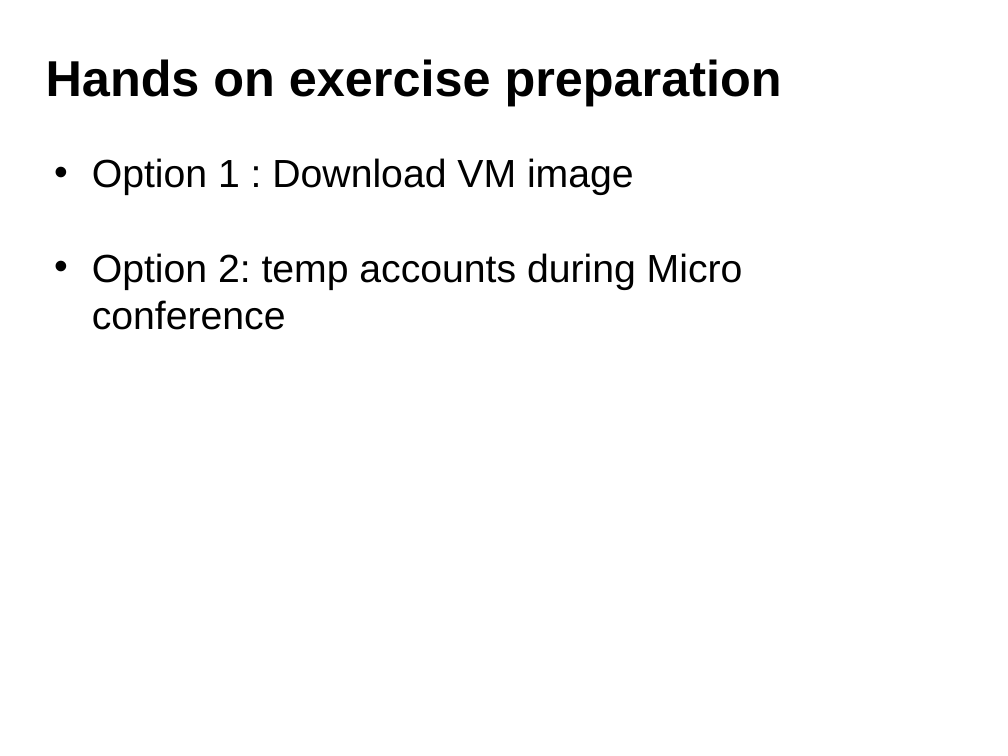
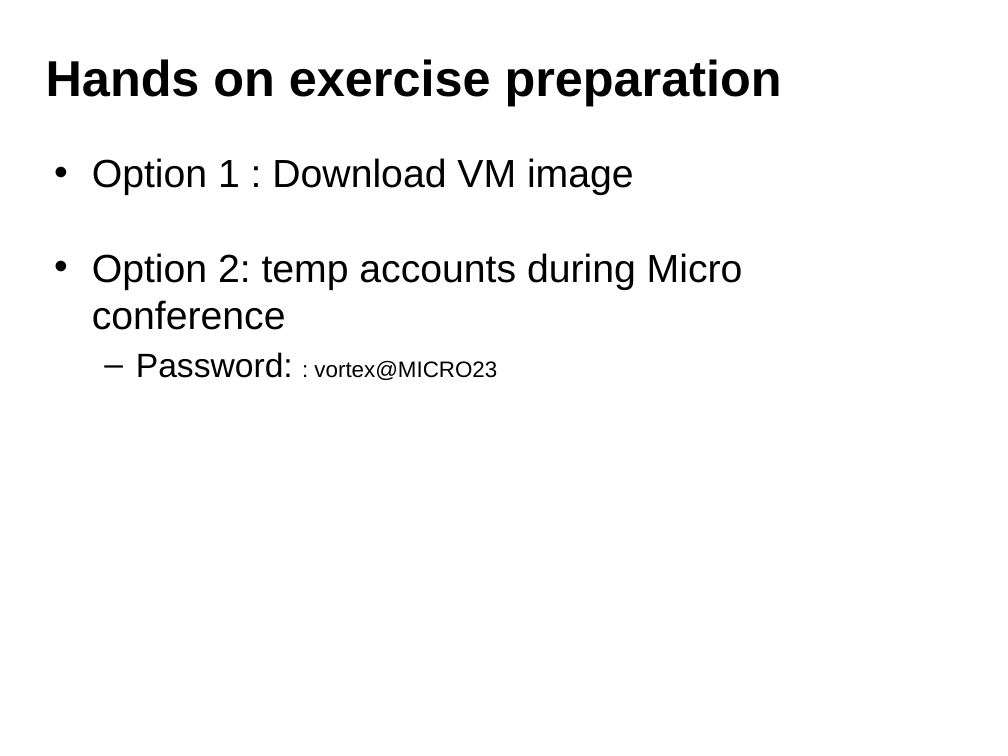
Before and after one commit to vortexgpgpu/vortex_tutorials, a slide deck: slide 4 of Slides_MICRO56/0.tutorial_introduction.pptx. Drawn at 1008x756 pixels with LibreOffice and Linux fonts; fonts in the diff are those of the drawing; background and template pictures are left out. Boxes give left, top, right and bottom in pixels: in the first picture for what was removed or moved away, otherwise in the second. Text is boxed around its words. In the diff, an @@ line names an element or a change of style, - is before the commit and + after.

```diff
--- a/Slides_MICRO56/0.tutorial_introduction.pptx
+++ b/Slides_MICRO56/0.tutorial_introduction.pptx
@@ text at [136,352,497,380]: paragraph added @@
+  – Password: : vortex@MICRO23
```
Also in this commit, not shown: 1 other slide changed.
